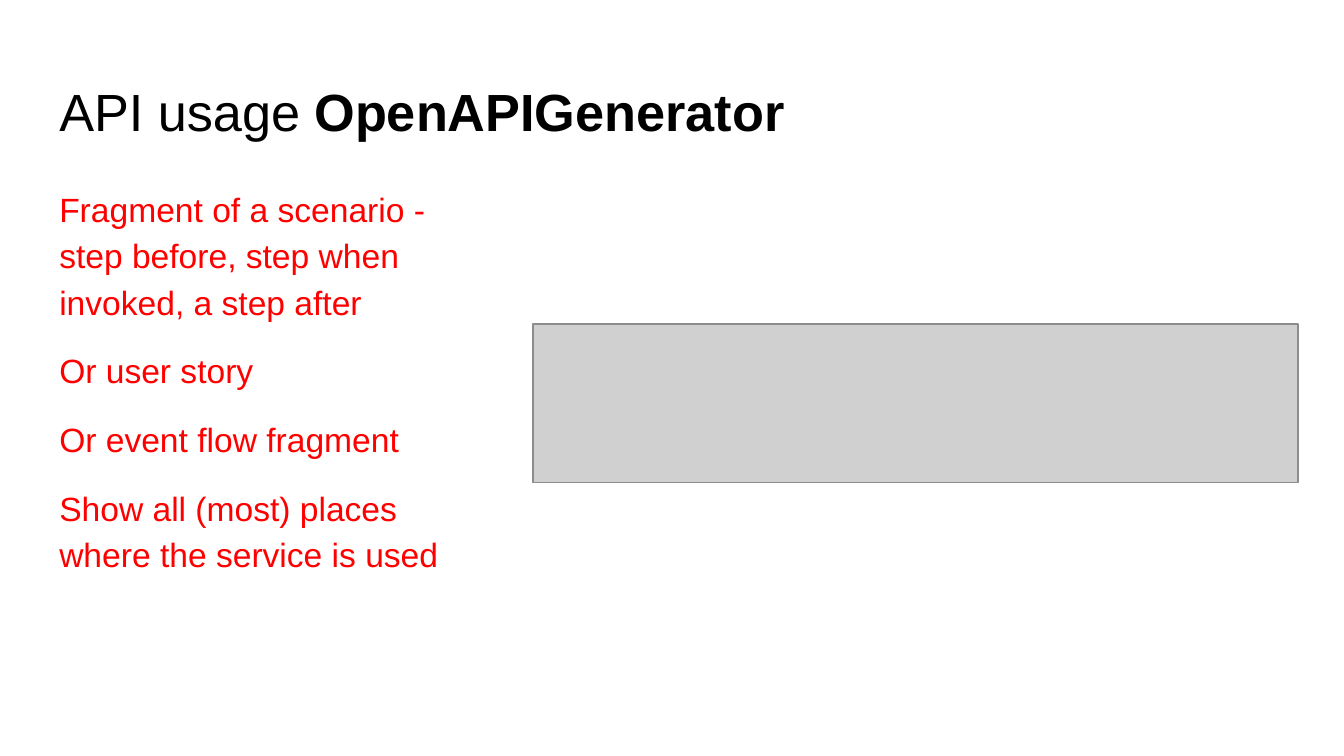
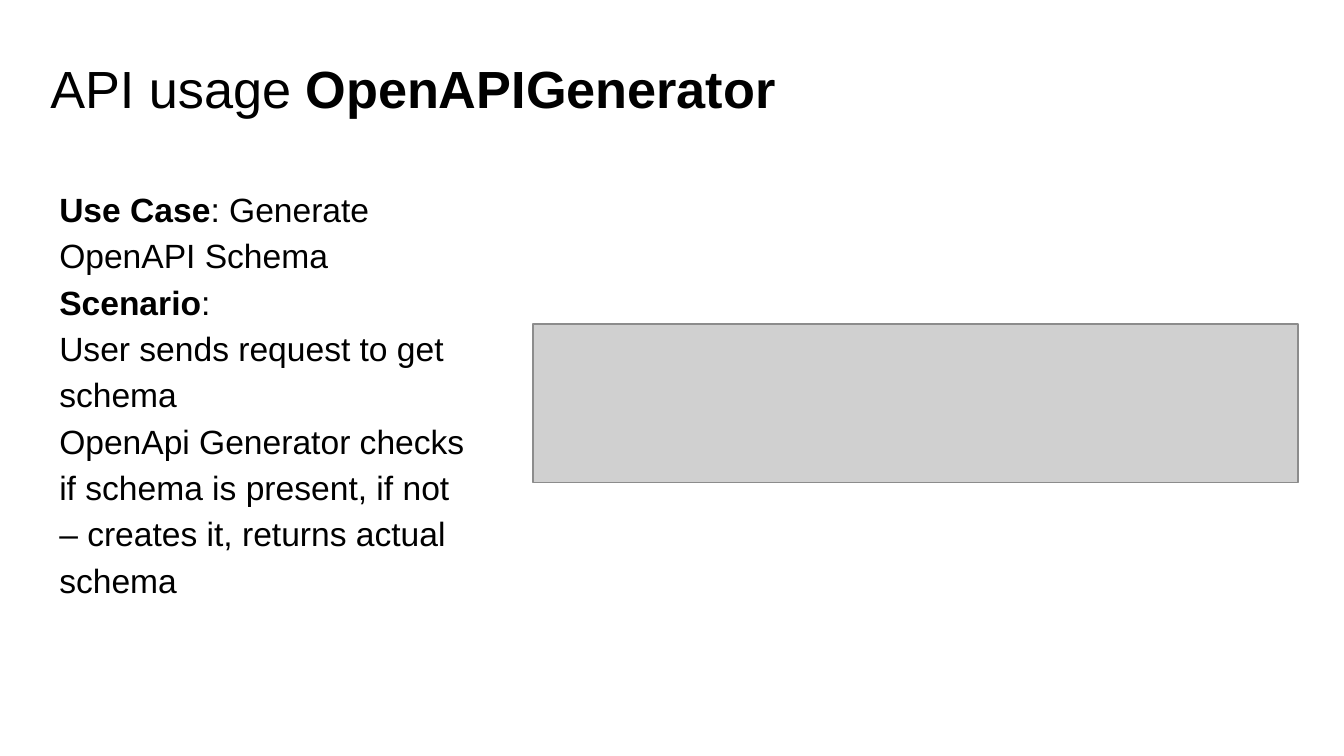
Before and after one commit to fanglores/Advanced-Software-Design, a slide deck: slide 8 of PracticeTasks/Module2/Task_10/Task_10.pptx. Drawn at 1344x756 pixels with LibreOffice and Linux fonts; fonts in the diff are those of the drawing; grey boxes stand for pictures. Boxes give left, top, right and bottom in pixels: in the first picture for what was removed or moved away, otherwise in the second. Text is boxed around its words. In the diff, an @@ line names an element or a change of style, - is before the commit and + after.

```diff
--- a/PracticeTasks/Module2/Task_10/Task_10.pptx
+++ b/PracticeTasks/Module2/Task_10/Task_10.pptx
@@ title "API usage OpenAPIGenerator" moved from (x1=59, y1=94, x2=785, y2=141) to (x1=50, y1=71, x2=776, y2=118) @@
@@ text at (x1=59, y1=198, x2=464, y2=594): text changed; text colour #FF0000 to #000000 @@
-Fragment of a scenario - step before, step when invoked, a step after
-Or user story
-Or event flow fragment
-Show all (most) places where the service is used
+Use Case: Generate OpenAPI Schema
+Scenario:
+User sends request to get schema
+OpenApi Generator checks if schema is present, if not – creates it, returns actual schema
```
Also in this commit, not shown: 7 other slides changed, 1 other file.
